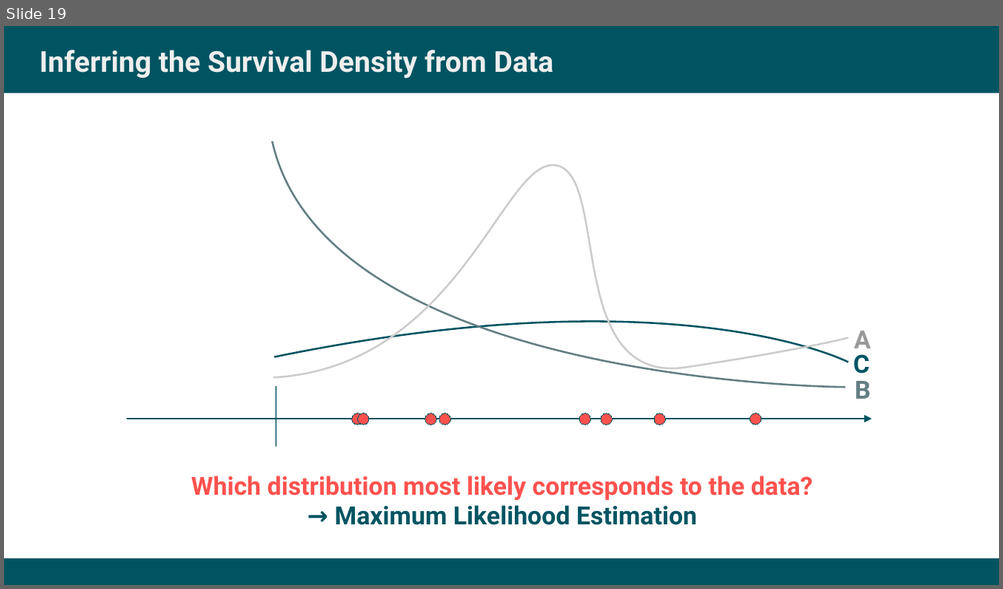
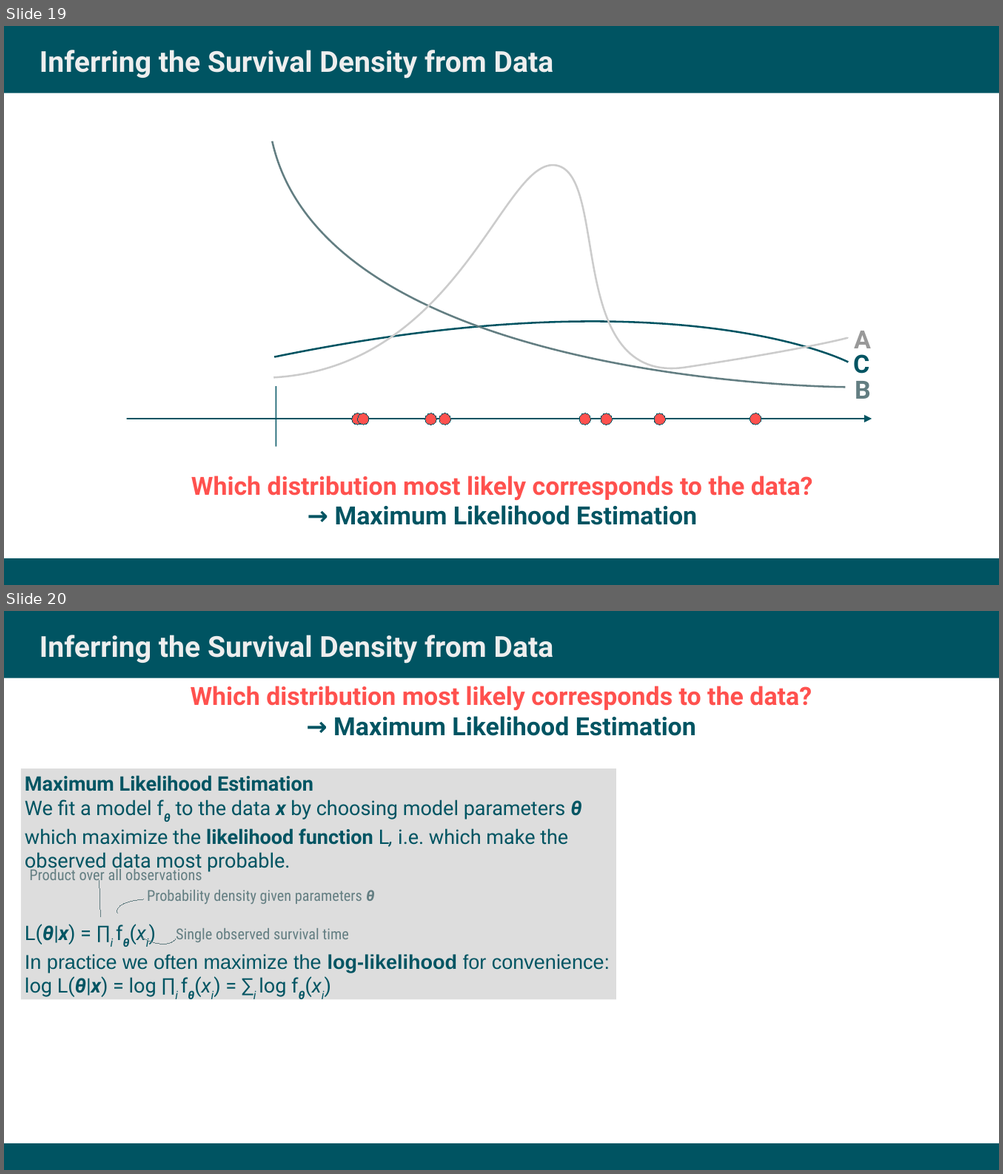
Before and after one commit to jschoeley/survival_analysis-ur-ss22, a slide deck: 02-from_data_to_distribution/doc/02-from_data_to_distribution.odp. Shown one above the other, each under a label of ours: slide 19 before the commit, slides 19 and 20 after it. The pictures are 1003x589 and 1003x1174 pixels, drawn with LibreOffice and Linux fonts; fonts in the diff are those of the drawing. Boxes give left, top, right and bottom in pixels: in the first picture for what was removed or moved away, otherwise in the second. Text is boxed around its words. In the diff, an @@ line names an element or a change of style, - is before the commit and + after.

Commit message:
Add Lecture 3; Update Lecture 2

```diff
--- a/02-from_data_to_distribution/doc/02-from_data_to_distribution.odp
+++ b/02-from_data_to_distribution/doc/02-from_data_to_distribution.odp
@@ slide 20 added at (4, 611, 999, 1170), background #FFFFFF; not listed: 2 template elements that a slide beside it also shows @@
@@ title added at (40, 635, 554, 664), 23.1 pt, text #EEEEEE, bold @@
+Inferring the Survival Density from Data
@@ text added at (190, 686, 811, 736), 20 pt, text #FF514E, bold @@
+Which distribution most likely corresponds to the data?
+→ Maximum Likelihood Estimation
@@ rectangle added at (21, 769, 616, 1000), fill #DDDDDD @@
@@ text added at (25, 775, 609, 999), 16 pt, text #005462 @@
+Maximum Likelihood Estimation
+We fit a model fθ to the data x by choosing model parameters θ
+which maximize the likelihood function L, i.e. which make the
+observed data most probable.
+L(θ|x) = ∏i fθ(xi)
+In practice we often maximize the log-likelihood for convenience:
+log L(θ|x) = log ∏i fθ(xi) = ∑i log fθ(xi)
@@ text added at (29, 866, 202, 885), 12 pt, text #637E82 @@
+Product over all observations
@@ line added from (100, 917) to (99, 881), #637E82 0 pt @@
@@ text added at (147, 890, 375, 904), 12 pt, text #637E82 @@
+Probability density given parameters θ
@@ freeform shape added at (116, 900, 144, 914), outline #637E82 0 pt @@
@@ freeform shape added at (141, 937, 176, 944), outline #637E82 0 pt @@
@@ text added at (176, 928, 348, 943), 12 pt, text #637E82 @@
+Single observed survival time
```
Also in this commit, not shown: 20 other slides added, 1 slide removed, 19 other files.
